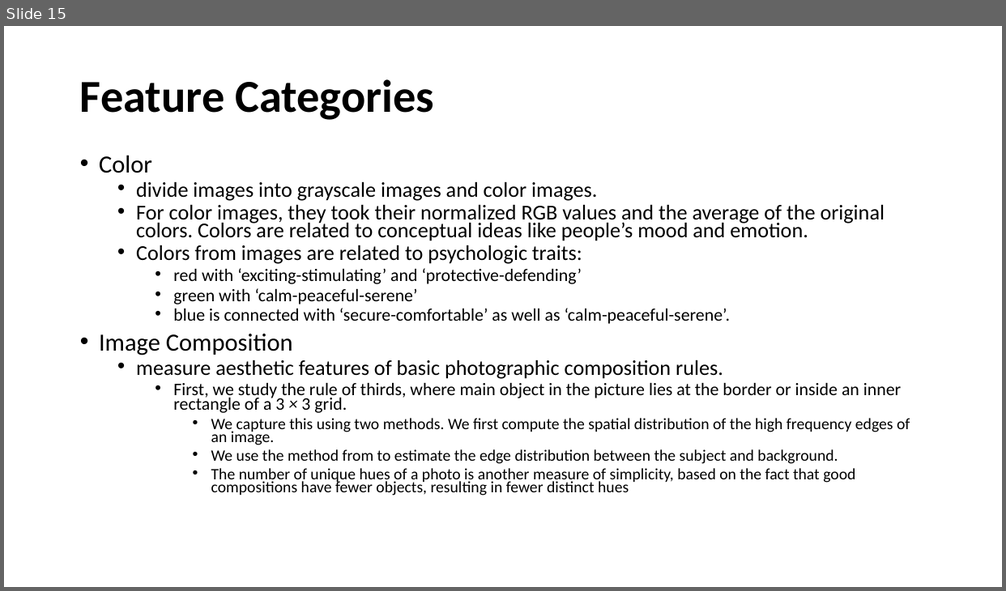
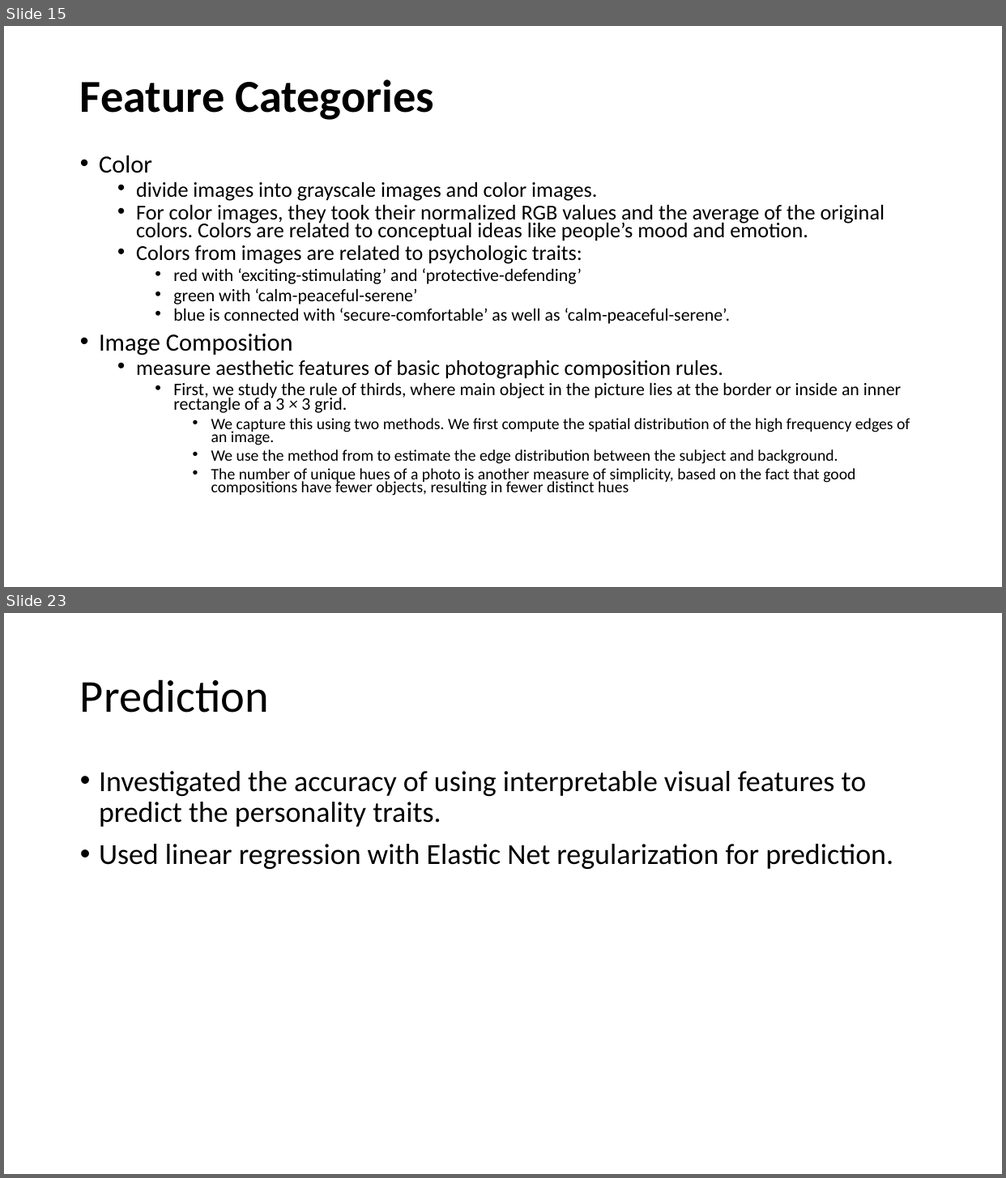
Before and after one commit to Sandhya-Bairi/USU-Assignments-and-Projects, a slide deck: CS 6675 - Advance Data Science/Practicum/Presentation.pptx. Shown one above the other, each under a label of ours: slide 15 before the commit, slides 15 and 23 after it; the slides between them are not shown. The pictures are 1006x591 and 1006x1178 pixels, drawn with LibreOffice and Linux fonts; fonts in the diff are those of the drawing. Boxes give left, top, right and bottom in pixels: in the first picture for what was removed or moved away, otherwise in the second. Text is boxed around its words. In the diff, an @@ line names an element or a change of style, - is before the commit and + after.

```diff
--- a/CS 6675 - Advance Data Science/Practicum/Presentation.pptx
+++ b/CS 6675 - Advance Data Science/Practicum/Presentation.pptx
@@ slide 23 added at <box>4,613,1002,1174</box>, background #FFFFFF @@
@@ title added at <box>80,679,269,713</box>, 44 pt, text #000000 @@
+Prediction
@@ text added at <box>99,771,893,869</box>, 28 pt, text #000000 @@
+• Investigated the accuracy of using interpretable visual features to predict the personality traits.
+• Used linear regression with Elastic Net regularization for prediction.
```
Also in this commit, not shown: 2 slides changed, 7 other slides added, 32 other files.
